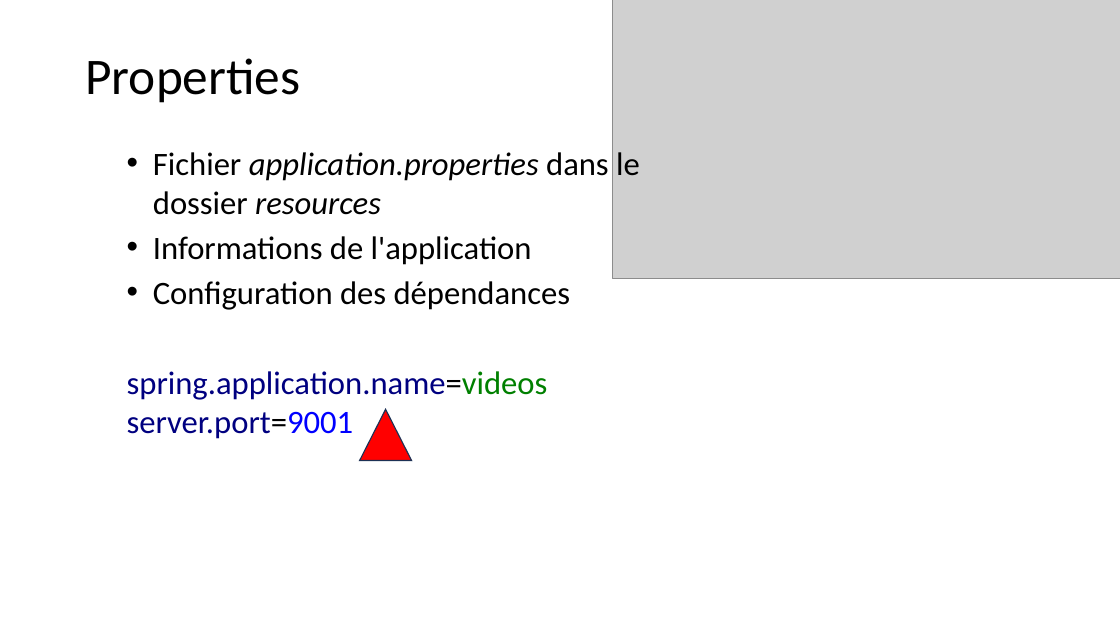
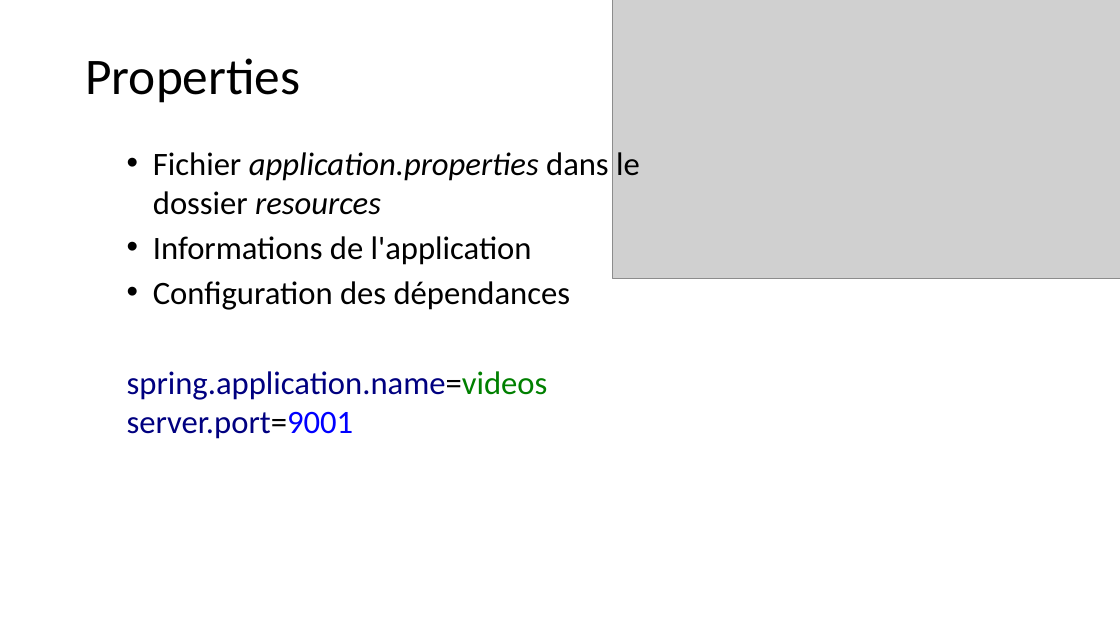
Before and after one commit to Dorcas2217/Spring, a slide deck: slide 6 of Présentation3.pptx. Drawn at 1120x630 pixels with LibreOffice and Linux fonts; fonts in the diff are those of the drawing; grey boxes stand for pictures. Boxes give left, top, right and bottom in pixels: in the first picture for what was removed or moved away, otherwise in the second. Text is boxed around its words. In the diff, an @@ line names an element or a change of style, - is before the commit and + after.

```diff
--- a/Présentation3.pptx
+++ b/Présentation3.pptx
@@ flow chart extract removed at (360,409,412,460) @@
```
Also in this commit, not shown: 5 other slides changed.
